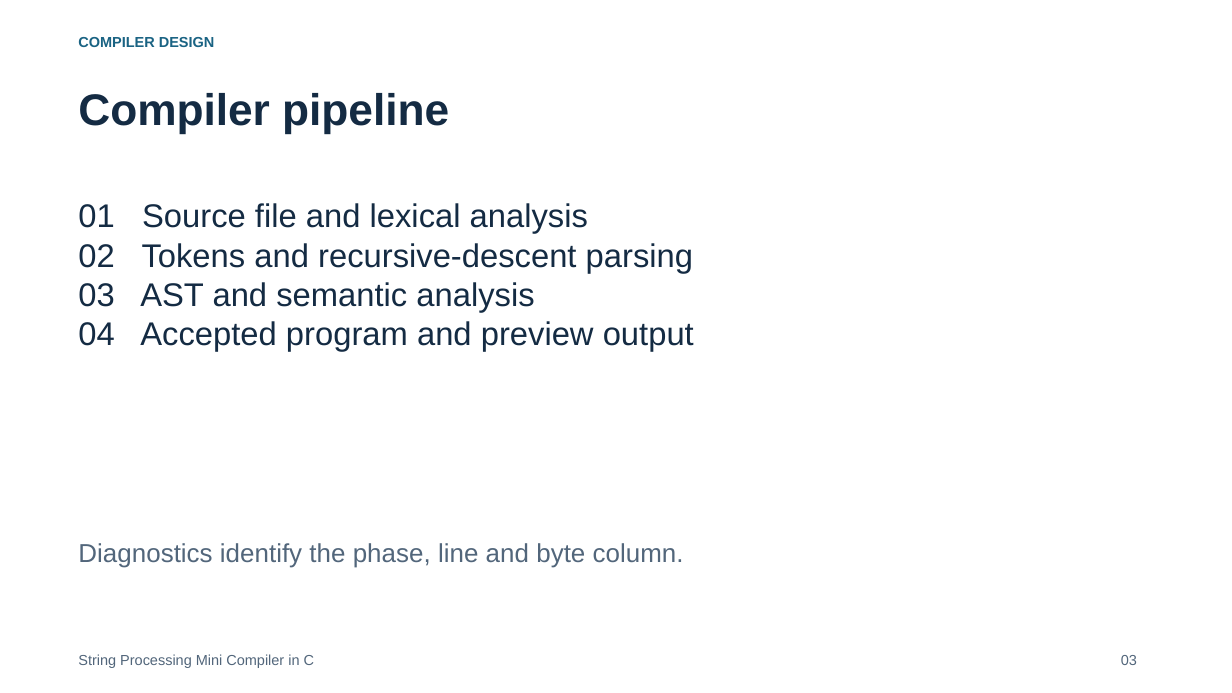
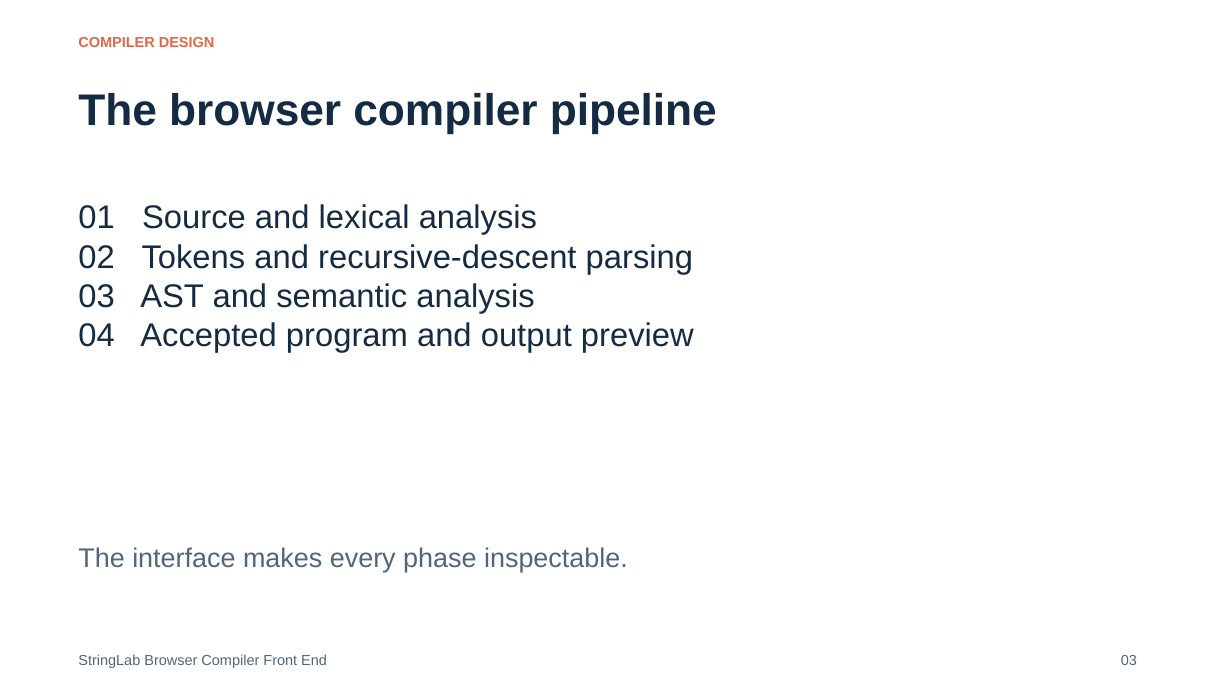
Before and after one commit to Skywalker690/cd-mini-project, a slide deck: slide 3 of submission/Presentation.pptx. Drawn at 1232x693 pixels with LibreOffice and Linux fonts; fonts in the diff are those of the drawing. Boxes give left, top, right and bottom in pixels: in the first picture for what was removed or moved away, otherwise in the second. Text is boxed around its words. In the diff, an @@ line names an element or a change of style, - is before the commit and + after.

Commit message:
refactor: replace console compiler with static browser playground

```diff
--- a/submission/Presentation.pptx
+++ b/submission/Presentation.pptx
@@ text "COMPILER DESIGN" at box(78, 37, 215, 47): text colour #1A6383 to #DF6948 @@
@@ text at box(78, 93, 717, 134): text changed @@
-Compiler pipeline
+The browser compiler pipeline
@@ text at box(78, 204, 537, 235): text changed @@
-01 Source file and lexical analysis
+01 Source and lexical analysis
@@ text at box(140, 322, 694, 353): text changed @@
-04 Accepted program and preview output
+04 Accepted program and output preview
@@ text at box(78, 547, 628, 572): text changed; size 20.2 to 21 pt @@
-Diagnostics identify the phase, line and byte column.
+The interface makes every phase inspectable.
@@ text at box(78, 654, 327, 668): text changed @@
-String Processing Mini Compiler in C
+StringLab Browser Compiler Front End
```
Also in this commit, not shown: 9 other slides changed, 3 slides added, 2 slides removed, 57 other files.
